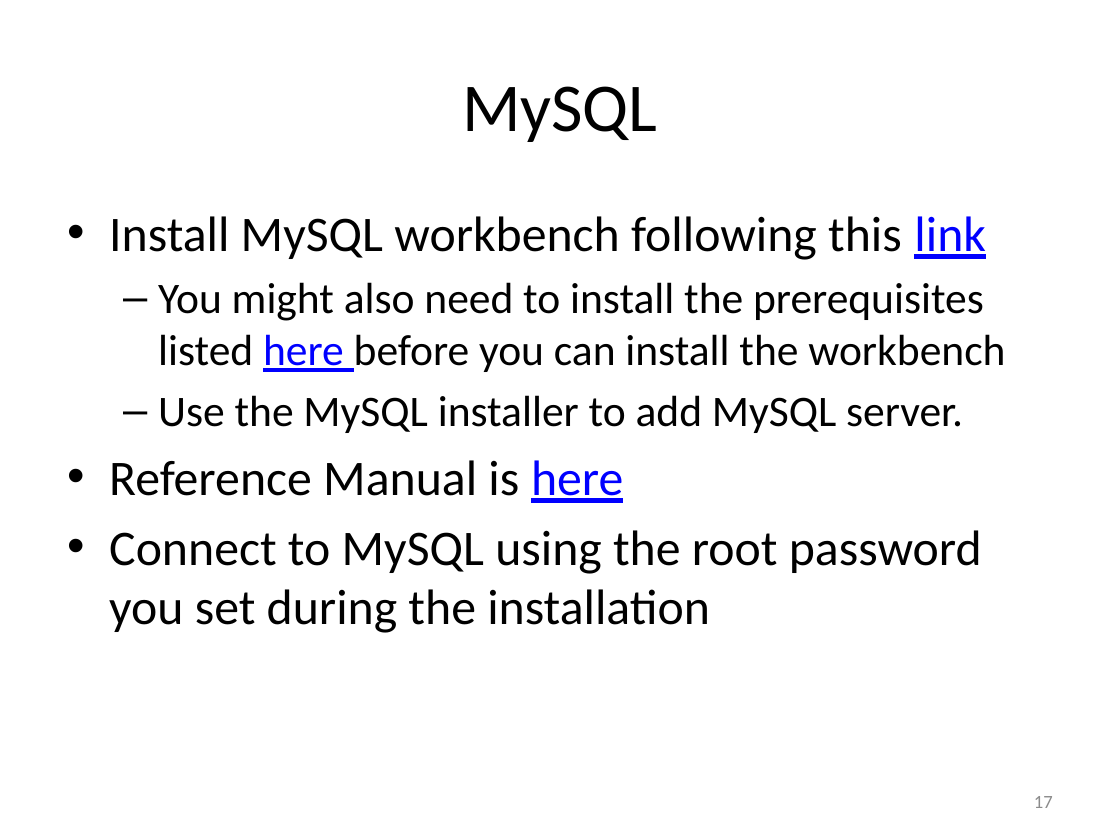
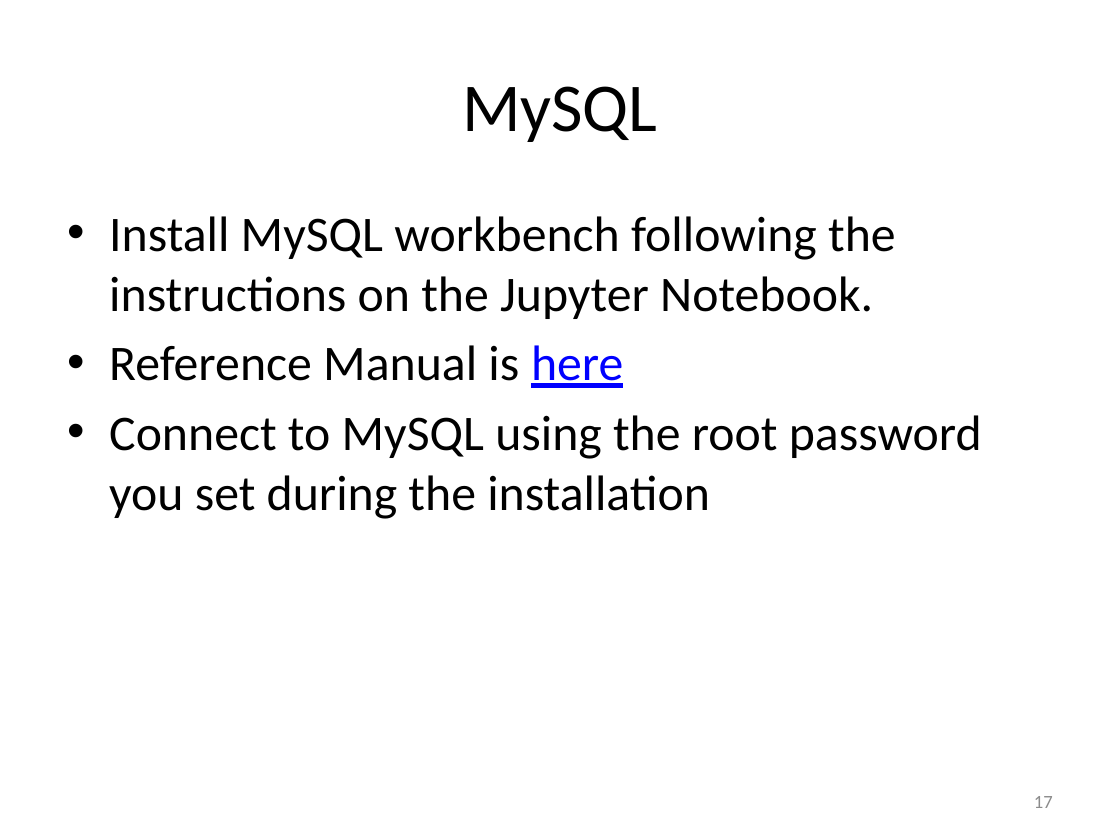
Before and after one commit to cniedotus/Python_scrape_2018, a slide deck: slide 17 of Python Tutorial.pptx. Drawn at 1120x840 pixels with LibreOffice and Linux fonts; fonts in the diff are those of the drawing. Boxes give left, top, right and bottom in pixels: in the first picture for what was removed or moved away, otherwise in the second. Text is boxed around its words. In the diff, an @@ line names an element or a change of style, - is before the commit and + after.

```diff
--- a/Python Tutorial.pptx
+++ b/Python Tutorial.pptx
@@ text at bbox=[109, 216, 896, 319]: text changed; size 28 to 32 pt @@
-• Install MySQL workbench following this link
-  – You might also need to install the prerequisites listed here before you can install the workbench
-  – Use the MySQL installer to add MySQL server.
+• Install MySQL workbench following the instructions on the Jupyter Notebook.
```
Also in this commit, not shown: 5 other slides changed, 11 other files.
